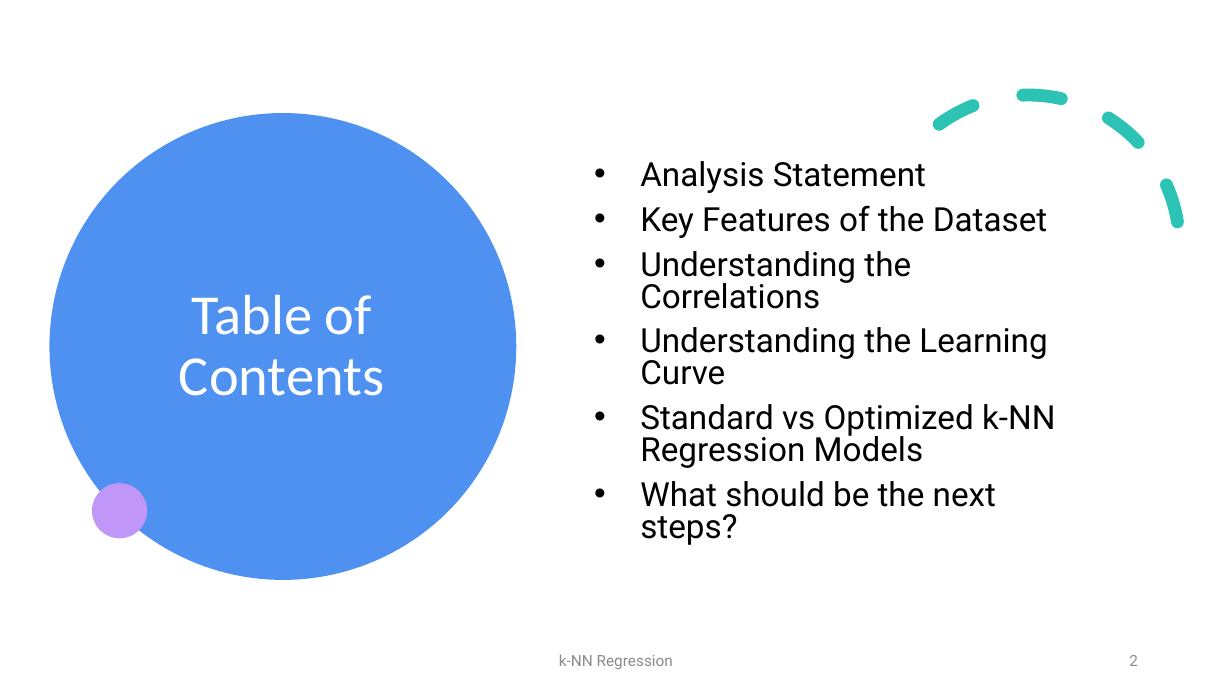
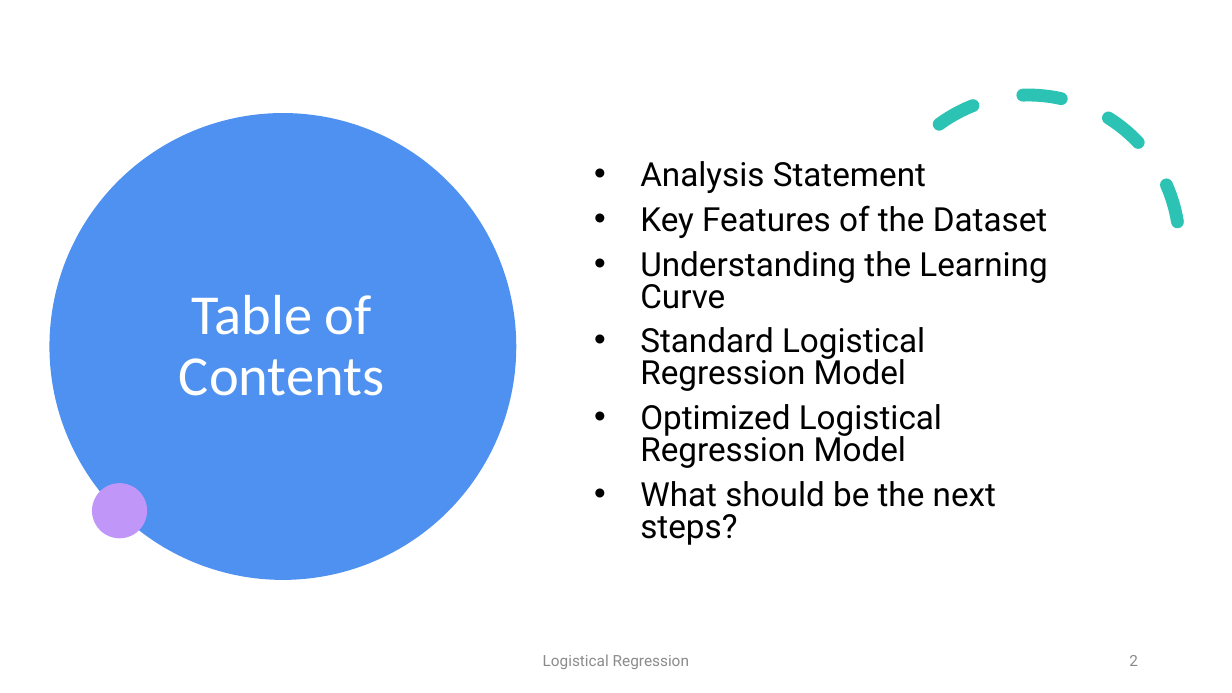
Before and after one commit to radroid/ml-algorithms-assignments, a slide deck: slide 2 of logistical_regression/Logistical Regression - Assignment 2.pptx. Drawn at 1232x693 pixels with LibreOffice and Linux fonts; fonts in the diff are those of the drawing. Boxes give left, top, right and bottom in pixels: in the first picture for what was removed or moved away, otherwise in the second. Text is boxed around its words. In the diff, an @@ line names an element or a change of style, - is before the commit and + after.

```diff
--- a/logistical_regression/Logistical Regression - Assignment 2.pptx
+++ b/logistical_regression/Logistical Regression - Assignment 2.pptx
@@ text at (640, 251, 911, 309): paragraph removed @@
-• Understanding the Correlations
@@ text at (640, 327, 942, 468): text changed @@
-• Standard vs Optimized k-NN Regression Models
+• Standard Logistical Regression Model
+• Optimized Logistical Regression Model
@@ text at (543, 654, 689, 669): text changed @@
-k-NN Regression
+Logistical Regression
```
Also in this commit, not shown: 7 other slides changed, 2 slides added, 1 slide removed, 14 other files.
